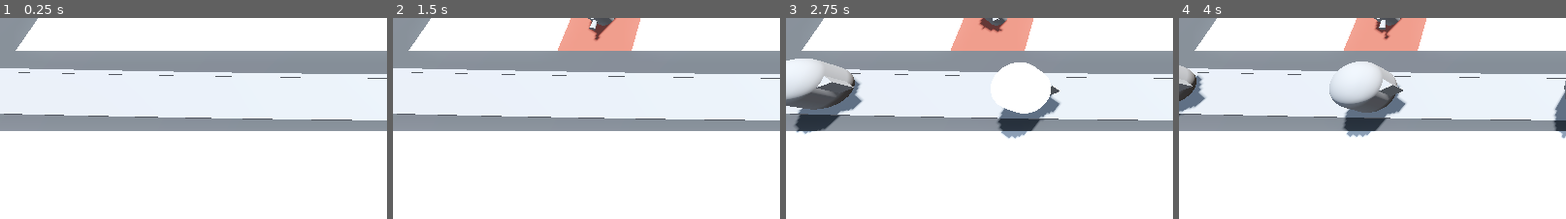
Above: before the commit, frames 1-4 (left to right).
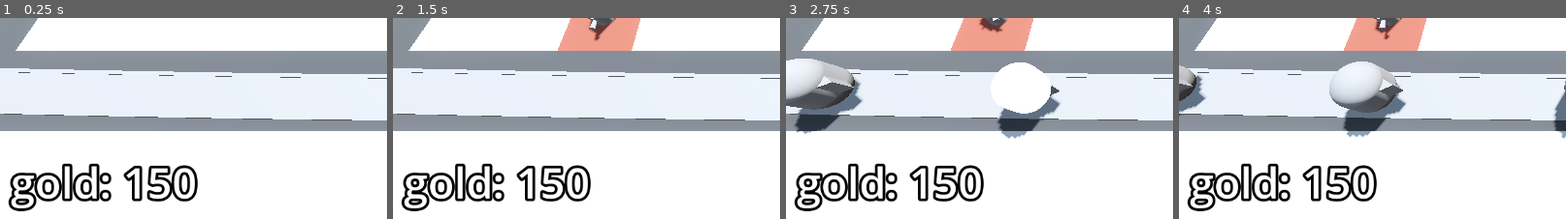
Above: after the commit, the same moments.

Repository: vibrunazo/godot-barbarian
Game: Godot game, scene res://levels/base_level.tscn
Two runs of this game, one before a commit and one after it. Both use one fixed random seed, a clock stepped at 60 frames per second and the inputs below.
Inputs (mouse positions are % of the whole screen's width and height, from its top left):
- Up to frame 1 (0.25 s): no input
- Up to frame 2 (1.5 s): tap Enter at 0.5 s; move the mouse to (72, 41) at 0.52 s; press the mouse at (72, 41) at 0.53 s; tap Space at 1.25 s; move the mouse to (30, 51) at 1.27 s; release the mouse at (30, 51) at 1.28 s; tap S (toggle_speed) at 1.35 s
- Up to frame 3 (2.75 s): move the mouse to (60, 22) at 2.02 s; press the mouse at (60, 22) at 2.03 s
- Up to frame 4 (4 s): move the mouse to (45, 68) at 2.77 s; release the mouse at (45, 68) at 2.78 s; tap S (toggle_speed) at 2.85 s; move the mouse to (80, 62) at 3.52 s; press the mouse at (80, 62) at 3.53 s
The pictures show only the part of the screen within x 0-50%, y 49-99%; the shares and areas given below are measured in that part.

The runs differ from the first frame. In frame 1, 4.3% of the frame differs, in the area x 2-52%, y 72-97%; in frame 2, 4.3%; in frame 3, 4.3%; in frame 4, 4.3%.

Commit message:
54. Control Nodes and UI

Diff:
--- a/levels/base_level.tscn
+++ b/levels/base_level.tscn
@@ -7,6 +7,7 @@
 [ext_resource type="PackedScene" uid="uid://kug8lkxaigw" path="res://base/base.tscn" id="3_ndtw4"]
 [ext_resource type="Script" path="res://turret/turret_manager.gd" id="5_dijc4"]
 [ext_resource type="PackedScene" uid="uid://dca1j4a74265h" path="res://turret/turret.tscn" id="6_do3xi"]
+[ext_resource type="Script" path="res://ui/bank.gd" id="8_a5n27"]
 
 [sub_resource type="ProceduralSkyMaterial" id="ProceduralSkyMaterial_iyh3t"]
 sky_horizon_color = Color(0.64625, 0.65575, 0.67075, 1)
@@ -30,6 +31,11 @@
 "tilts": PackedFloat32Array(0, 0, 0, 0, 0)
 }
 point_count = 5
+
+[sub_resource type="LabelSettings" id="LabelSettings_njm1j"]
+font_size = 64
+outline_size = 16
+outline_color = Color(0, 0, 0, 1)
 
 [node name="BaseLevel" type="Node3D"]
 
@@ -107,3 +113,23 @@
 script = ExtResource("5_dijc4")
 turret_scene = ExtResource("6_do3xi")
 enemy_path = NodePath("../EnemyPath")
+
+[node name="Bank" type="MarginContainer" parent="."]
+anchors_preset = 15
+anchor_right = 1.0
+anchor_bottom = 1.0
+grow_horizontal = 2
+grow_vertical = 2
+mouse_filter = 2
+theme_override_constants/margin_left = 16
+theme_override_constants/margin_top = 16
+theme_override_constants/margin_right = 16
+theme_override_constants/margin_bottom = 16
+script = ExtResource("8_a5n27")
+
+[node name="GoldLabel" type="Label" parent="Bank"]
+layout_mode = 2
+size_flags_horizontal = 0
+size_flags_vertical = 8
+text = "placeholder"
+label_settings = SubResource("LabelSettings_njm1j")
--- /dev/null
+++ b/ui/bank.gd
@@ -0,0 +1,13 @@
+extends MarginContainer
+
+@export var starting_gold: float = 150
+@onready var gold_label: Label = $GoldLabel
+
+var gold: float:
+	set(value):
+		gold = max(0, value)
+		if gold_label:
+			gold_label.text = "gold: %s" % gold
+
+func _ready() -> void:
+	gold = starting_gold
Not shown: 1 places in levels/base_level.tscn that only renumber resources
